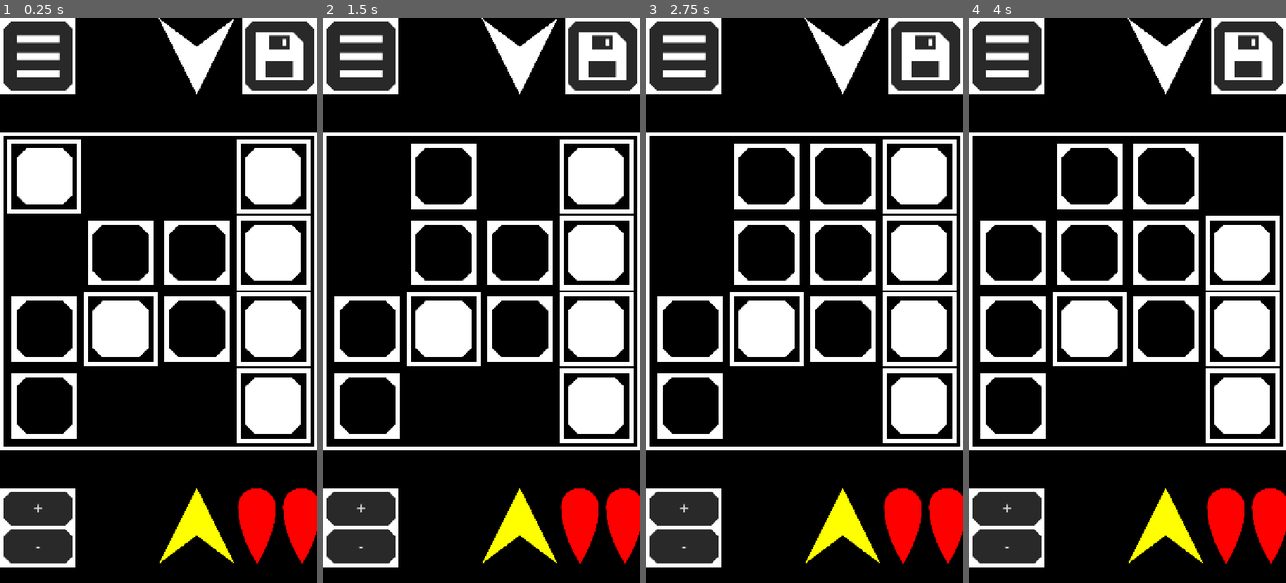
Above: before the commit, frames 1-4 (left to right).
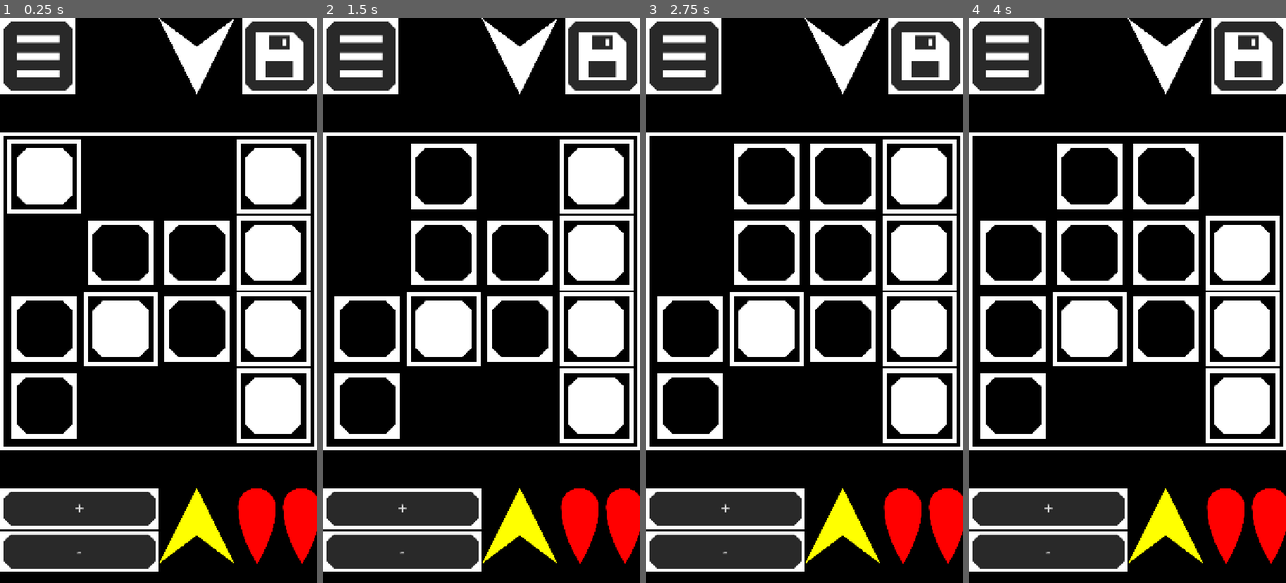
Above: after the commit, the same moments.

Repository: ConfusionCodes/UnderGames
Game: Godot game, scene res://scenes/level_editor.tscn
Same seed, same stepped clock (60 frames per second), same inputs: the game is played once before the commit and once after it. This scene is started directly instead of the project's main scene.
Inputs (mouse positions are in pixels of both pictures, inside the frame that each line leads up to):
- Up to frame 1 (0.25 s): no input
- Up to frame 2 (1.5 s): click (367, 176) at 0.52 s; click (443, 176) at 1.27 s
- Up to frame 3 (2.75 s): click (842, 176) at 2.02 s
- Up to frame 4 (4 s): click (1241, 176) at 2.77 s; click (1013, 255) at 3.52 s

The runs differ from the first frame. In frame 1, 4.5% of the frame differs, in the area x 0-50%, y 83-98%; in frame 2, 4.5%; in frame 3, 4.5%; in frame 4, 4.5%.

Commit message:
Changed layout of grid size buttons

Diff:
--- a/scenes/level_editor.tscn
+++ b/scenes/level_editor.tscn
@@ -75,22 +75,6 @@
 offset_right = 48.0
 offset_bottom = 48.0
 
-[node name="GridSizeUpButton" type="Button" parent="."]
-unique_name_in_owner = true
-offset_right = 48.0
-offset_bottom = 48.0
-theme = ExtResource("11_brq3b")
-text = "+"
-clip_text = true
-
-[node name="GridSizeDownButton" type="Button" parent="."]
-unique_name_in_owner = true
-offset_right = 48.0
-offset_bottom = 48.0
-theme = ExtResource("11_brq3b")
-text = "-"
-clip_text = true
-
 [node name="SaveButton" type="Button" parent="."]
 unique_name_in_owner = true
 offset_right = 48.0
@@ -142,11 +126,37 @@
 
 [node name="Bullets" type="Node2D" parent="."]
 
+[node name="GridSizeContainer" type="MarginContainer" parent="."]
+unique_name_in_owner = true
+anchors_preset = 9
+anchor_bottom = 1.0
+offset_top = 1080.0
+offset_right = 48.0
+offset_bottom = 1270.0
+grow_vertical = 2
+
+[node name="VBoxContainer" type="VBoxContainer" parent="GridSizeContainer"]
+layout_mode = 2
+
+[node name="GridSizeUpButton" type="Button" parent="GridSizeContainer/VBoxContainer"]
+unique_name_in_owner = true
+layout_mode = 2
+theme = ExtResource("11_brq3b")
+text = "+"
+clip_text = true
+
+[node name="GridSizeDownButton" type="Button" parent="GridSizeContainer/VBoxContainer"]
+unique_name_in_owner = true
+layout_mode = 2
+theme = ExtResource("11_brq3b")
+text = "-"
+clip_text = true
+
 [connection signal="pressed" from="BulletButton" to="." method="_add_bullet"]
-[connection signal="pressed" from="GridSizeUpButton" to="." method="_change_grid_size" binds= [1]]
-[connection signal="pressed" from="GridSizeDownButton" to="." method="_change_grid_size" binds= [-1]]
 [connection signal="pressed" from="SaveButton" to="." method="save"]
 [connection signal="pressed" from="MenuButton" to="Menu" method="_on_menu_button_pressed"]
 [connection signal="pressed" from="Menu/Margins/VBoxContainer/BackButton" to="Menu" method="_on_back_button_pressed"]
 [connection signal="pressed" from="Menu/Margins/VBoxContainer/PlayButton" to="Menu" method="_on_play_button_pressed"]
 [connection signal="pressed" from="Menu/Margins/VBoxContainer/LevelSelectButton" to="Menu" method="_on_level_select_button_pressed"]
+[connection signal="pressed" from="GridSizeContainer/VBoxContainer/GridSizeUpButton" to="." method="_change_grid_size" binds= [1]]
+[connection signal="pressed" from="GridSizeContainer/VBoxContainer/GridSizeDownButton" to="." method="_change_grid_size" binds= [-1]]
--- a/scripts/level_editor.gd
+++ b/scripts/level_editor.gd
@@ -1,7 +1,8 @@
 extends Node2D
 class_name LevelEditor
 
-const SCREEN_SIZE: float = 720.0;
+const SCREEN_WIDTH: float = 720.0;
+const SCREEN_HEIGHT: float = 1280.0;
 const DEBUG_LEVEL: String = "res://levels/debug.tres";
 
 @export var WALL_TEXTURE: Texture2D;
@@ -19,6 +20,7 @@
 @onready var bullets: Node2D = $Bullets
 @onready var grid_size_down_button: Button = %GridSizeDownButton
 @onready var grid_size_up_button: Button = %GridSizeUpButton
+@onready var grid_size_container: MarginContainer = %GridSizeContainer
 
 var path: String;
 var level: ShooterLevel;
@@ -54,20 +56,21 @@
 		fake_tile.texture_normal = tile_texture(level.tiles[i]);
 	var tile_size: float = Board.get_tile_size(playfield.size.x, level.size);
 	var tile_scale: float = tile_size / Tile.BASE_SIZE;
-	playfield.position.y = tile_size * 1.5;
+	playfield.position.y = (tile_size * 1.5) if level.size > 3 else tile_size;
 
 	enemy.scale = Vector2(tile_scale, tile_scale);
-	enemy.position.x = SCREEN_SIZE / 2;
+	enemy.position.x = SCREEN_WIDTH / 2;
 	player.scale = Vector2(tile_scale, tile_scale);
-	player.position.y = tile_size * 2 + playfield.size.y;
-	player.position.x = SCREEN_SIZE / 2;
+	player.position.y = playfield.position.y + playfield.size.y;
+	if level.size > 3: player.position.y += tile_size / 2;
+	player.position.x = SCREEN_WIDTH / 2;
 	if level.size % 2 == 0:
 		enemy.position.x += tile_size / 2;
 		player.position.x += tile_size / 2;
 
 	bullet_button.position.y = player.position.y;
 	bullet_button.size.y = tile_size;
-	bullet_button.size.x = SCREEN_SIZE;
+	bullet_button.size.x = SCREEN_WIDTH;
 
 	#if bullets.get_child_count() != level.bullets:
 	for child in bullets.get_children():
@@ -82,11 +85,12 @@
 
 	menu_button.size = Vector2(tile_size, tile_size);
 	save_button.size = Vector2(tile_size, tile_size);
-	save_button.position.x = 720 - tile_size;
-	grid_size_up_button.size = Vector2(tile_size, tile_size / 2);
-	grid_size_up_button.position.y = player.position.y;
-	grid_size_down_button.size = Vector2(tile_size, tile_size / 2);
-	grid_size_down_button.position.y = player.position.y + tile_size / 2;
+	save_button.position.x = SCREEN_WIDTH - tile_size;
+
+	var remaining_height = SCREEN_HEIGHT - player.position.y;
+	var remaining_width = SCREEN_WIDTH - (SCREEN_WIDTH - player.position.x) - (512 * player.scale.x / 2);
+	grid_size_container.position.y = player.position.y;
+	grid_size_container.size = Vector2(remaining_width, remaining_height);
 
 func tile_texture(id: int) -> Texture2D:
 	match id:
